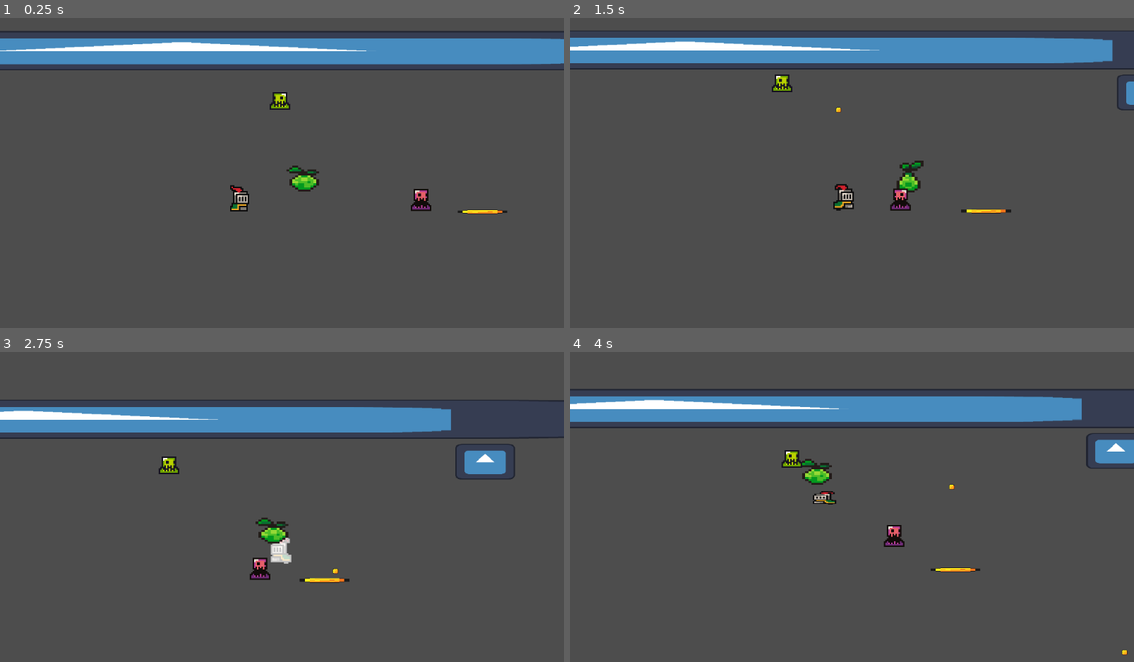
Above: before the commit, frames 1-4 (two rows, left to right).
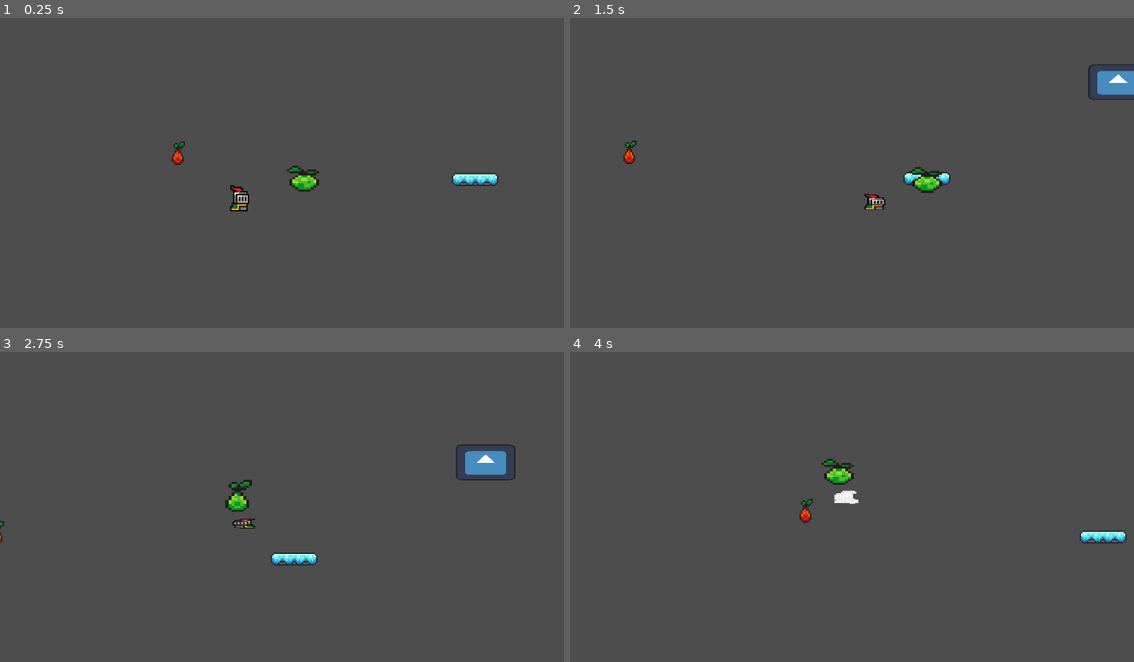
Above: after the commit, the same moments.

Repository: Luna264/candy-strike
Game: Godot game, scene res://levels/level_1.tscn
The game is run twice, just before and just after one commit, with the same random seed, the same clock (stepped at 60 frames per second) and the same inputs. The engine's default icon, where the game draws it, is replaced by a stand-in: a white triangle on a blue panel in a dark square.
Inputs (mouse positions are in pixels of both pictures, inside the frame that each line leads up to):
- Up to frame 1 (0.25 s): no input
- Up to frame 2 (1.5 s): tap Enter at 0.5 s; move the mouse to (823, 231) at 0.52 s; hold D (right) from 0.53 s (still down); tap Space (jump) at 0.6, 0.77, 1.07 s; move the mouse to (1021, 216) at 1.27 s; click (1021, 216) at 1.35 s
- Up to frame 3 (2.75 s): tap Space (jump) at 1.52, 1.55, 1.82, 2.3 s; move the mouse to (112, 457) at 2.02 s; release D (right) at 2.03 s; hold A (left) from 2.03 s (still down); tap R (c_attack) at 2.1 s
- Up to frame 4 (4 s): keep holding A (left); move the mouse to (880, 503) at 2.77 s; tap Space (jump) at 2.85, 3.02, 3.32, 3.77, 3.8 s; move the mouse to (767, 423) at 3.52 s; click (767, 423) at 3.6 s

The runs differ from the first frame. In frame 1, 10% of the frame differs, in the area x 0-100%, y 4-64%; in frame 2, 11%; in frame 3, 9.2%; in frame 4, 11%, in the area x 0-100%, y 11-98%.

Commit message:
breaking glass platforms

Diff:
--- a/levels/level_1.tscn
+++ b/levels/level_1.tscn
@@ -1,12 +1,11 @@
-[gd_scene load_steps=9 format=3 uid="uid://wpb33gohd6n1"]
+[gd_scene load_steps=8 format=3 uid="uid://wpb33gohd6n1"]
 
 [ext_resource type="PackedScene" uid="uid://dr2muauq4tijd" path="res://scenes/player.tscn" id="1_btoec"]
 [ext_resource type="PackedScene" uid="uid://djeboigret4lq" path="res://scenes/candycane.tscn" id="2_gwceb"]
 [ext_resource type="PackedScene" uid="uid://cnwbmgldjbxaf" path="res://scenes/boundaryTemp.tscn" id="3_l53as"]
-[ext_resource type="PackedScene" uid="uid://cfkrk6ijkg2em" path="res://scenes/bubblysoda.tscn" id="5_08mmt"]
+[ext_resource type="PackedScene" uid="uid://cv7u13y5ejaoy" path="res://scenes/enviornment/glassplatform.tscn" id="5_n46q3"]
 [ext_resource type="Script" uid="uid://dy5gn03cyk8v7" path="res://scripts/camera_2d.gd" id="6_5ot28"]
-[ext_resource type="PackedScene" uid="uid://cnxaur8wfvwfq" path="res://scenes/slime.tscn" id="6_btoec"]
-[ext_resource type="PackedScene" uid="uid://dud5pfmal615j" path="res://scenes/flyingcloud.tscn" id="7_gwceb"]
+[ext_resource type="PackedScene" uid="uid://cu1w7icylyldk" path="res://scenes/enemys/whip.tscn" id="6_btoec"]
 
 [sub_resource type="WorldBoundaryShape2D" id="WorldBoundaryShape2D_uwrxv"]
 
@@ -28,10 +27,11 @@
 [node name="walls" type="Node" parent="."]
 
 [node name="boundary2" parent="walls" instance=ExtResource("3_l53as")]
-position = Vector2(113, 38)
+position = Vector2(129, 31)
 
-[node name="bubblysoda" parent="." instance=ExtResource("5_08mmt")]
-position = Vector2(3, 119)
+[node name="boundary3" parent="walls" instance=ExtResource("3_l53as")]
+position = Vector2(-134, -106)
+scale = Vector2(20.6867, 1.0855)
 
 [node name="Camera2D" type="Camera2D" parent="." node_paths=PackedStringArray("follow_node")]
 position = Vector2(-66.5972, 74.0809)
@@ -41,17 +41,12 @@
 script = ExtResource("6_5ot28")
 follow_node = NodePath("../player")
 
-[node name="boundary2" parent="." instance=ExtResource("3_l53as")]
-position = Vector2(-192, 9)
-scale = Vector2(20.6867, 1.0855)
+[node name="glassplatform" parent="." instance=ExtResource("5_n46q3")]
+position = Vector2(-2, 97)
 
-[node name="slime" parent="." instance=ExtResource("6_btoec")]
-position = Vector2(-39, 94)
-
-[node name="flyingcloud" parent="." instance=ExtResource("7_gwceb")]
-position = Vector2(-135, 41)
+[node name="CharacterBody2D" parent="." instance=ExtResource("6_btoec")]
+position = Vector2(-204, 79)
 
 [connection signal="shakescreenplayer" from="player" to="Camera2D" method="_on_player_shakescreenplayer"]
 [connection signal="body_entered" from="player/candycane" to="player/candycane" method="attack_enemies"]
-[connection signal="shakescreen" from="slime" to="Camera2D" method="_on_slime_shakescreen"]
-[connection signal="shakescreen" from="flyingcloud" to="Camera2D" method="_on_flyingcloud_shakescreen"]
+[connection signal="shatter" from="glassplatform" to="glassplatform" method="_on_shatter"]
--- a/scenes/bullet.tscn
+++ b/scenes/enemys/bullet.tscn
@@ -12,16 +12,15 @@
 [node name="bullet" type="CharacterBody2D" groups=["enemy"]]
 script = ExtResource("1_y25gk")
 
+[node name="hitbox" type="Area2D" parent="."]
+
+[node name="CollisionShape2D" type="CollisionShape2D" parent="hitbox"]
+shape = SubResource("CircleShape2D_l5glv")
+
 [node name="Sprite2D" type="Sprite2D" parent="."]
 scale = Vector2(0.397625, 0.371275)
 texture = ExtResource("1_mkf8s")
 hframes = 12
-
-[node name="hitbox" type="Area2D" parent="."]
-
-[node name="CollisionShape2D" type="CollisionShape2D" parent="hitbox"]
-scale = Vector2(0.998273, 0.996185)
-shape = SubResource("CircleShape2D_mkf8s")
 
 [node name="CollisionShape2D" type="CollisionShape2D" parent="."]
 shape = SubResource("CircleShape2D_y25gk")
--- a/scenes/flyingcloud.tscn
+++ b/scenes/enemys/flyingcloud.tscn
@@ -1,13 +1,13 @@
 [gd_scene load_steps=13 format=3 uid="uid://dud5pfmal615j"]
 
-[ext_resource type="Script" uid="uid://t3xgu281551c" path="res://scripts/flyingcloud.gd" id="1_ptnb2"]
-[ext_resource type="PackedScene" uid="uid://bcob47h15jf4f" path="res://scenes/bullet.tscn" id="2_da073"]
-[ext_resource type="Shader" uid="uid://llhsmpsnall1" path="res://shaders/enemy.gdshader" id="2_swwsf"]
-[ext_resource type="Texture2D" uid="uid://b53wndx6qvd7s" path="res://assets/sprites/slime_green.png" id="3_da073"]
+[ext_resource type="Script" uid="uid://t3xgu281551c" path="res://scripts/flyingcloud.gd" id="1_nw0xq"]
+[ext_resource type="PackedScene" uid="uid://bcob47h15jf4f" path="res://scenes/enemys/bullet.tscn" id="2_fxr5l"]
+[ext_resource type="Shader" uid="uid://llhsmpsnall1" path="res://shaders/enemy.gdshader" id="3_83knr"]
+[ext_resource type="Texture2D" uid="uid://b53wndx6qvd7s" path="res://assets/sprites/slime_green.png" id="4_0obba"]
 
 [sub_resource type="ShaderMaterial" id="ShaderMaterial_3w7v2"]
 resource_local_to_scene = true
-shader = ExtResource("2_swwsf")
+shader = ExtResource("3_83knr")
 shader_parameter/flash_color = Color(1, 1, 1, 1)
 shader_parameter/flash_value = 0.0
 
@@ -195,8 +195,8 @@
 size = Vector2(20, 11.75)
 
 [node name="flyingcloud" type="CharacterBody2D" groups=["enemy"]]
-script = ExtResource("1_ptnb2")
-bullet_scene = ExtResource("2_da073")
+script = ExtResource("1_nw0xq")
+bullet_scene = ExtResource("2_fxr5l")
 
 [node name="DamageTimer" type="Timer" parent="."]
 wait_time = 0.4
@@ -235,5 +235,6 @@
 
 [connection signal="timeout" from="DamageTimer" to="." method="_on_damage_timer_timeout"]
 [connection signal="animation_finished" from="AnimationPlayer" to="." method="_on_animation_player_animation_finished"]
+[connection signal="area_entered" from="hitbox" to="." method="_on_hitbox_area_entered"]
 [connection signal="timeout" from="ShootTimer" to="." method="_on_shoot_timer_timeout"]
 [connection signal="timeout" from="AttackTimer" to="." method="_on_attack_timer_timeout"]
--- a/scenes/slime.tscn
+++ b/scenes/enemys/slime.tscn
@@ -1,12 +1,12 @@
 [gd_scene load_steps=11 format=3 uid="uid://cnxaur8wfvwfq"]
 
-[ext_resource type="Texture2D" uid="uid://cxxgq5eo4idu2" path="res://assets/sprites/slime_purple.png" id="1_7k104"]
-[ext_resource type="Script" uid="uid://1gwwpgejvn6f" path="res://scripts/enemy.gd" id="1_md0e3"]
-[ext_resource type="Shader" uid="uid://llhsmpsnall1" path="res://shaders/enemy.gdshader" id="2_4ra3w"]
+[ext_resource type="Script" uid="uid://1gwwpgejvn6f" path="res://scripts/enemy.gd" id="1_ya1je"]
+[ext_resource type="Shader" uid="uid://llhsmpsnall1" path="res://shaders/enemy.gdshader" id="2_pyd2g"]
+[ext_resource type="Texture2D" uid="uid://cxxgq5eo4idu2" path="res://assets/sprites/slime_purple.png" id="3_v8wig"]
 
 [sub_resource type="ShaderMaterial" id="ShaderMaterial_3w7v2"]
 resource_local_to_scene = true
-shader = ExtResource("2_4ra3w")
+shader = ExtResource("2_pyd2g")
 shader_parameter/flash_color = Color(1, 1, 1, 1)
 shader_parameter/flash_value = 0.0
 
--- /dev/null
+++ b/scenes/enemys/whip.gd
@@ -0,0 +1,78 @@
+extends CharacterBody2D
+
+var health = 150
+@export var speed = -80.0
+@onready var player = get_tree().get_first_node_in_group("player")
+var friction = 500.0
+var damageoutput = 150
+var knockback_x_jump = 200
+var knockback_y_jump = -200
+
+@onready var jump_timer: Timer = $JumpTimer
+@onready var sprite_2d: Sprite2D = $Sprite2D
+@onready var animation_player: AnimationPlayer = $AnimationPlayer
+@onready var attack_timer: Timer = $AttackTimer
+@onready var damage_timer: Timer = $DamageTimer
+
+var is_attacking = false
+var is_damaged = false
+var flash_in_progress = false
+
+signal damage_output
+signal shakescreen
+
+func _ready() -> void:
+	sprite_2d.material = sprite_2d.material.duplicate()
+
+
+func _process(delta: float) -> void:
+	if not is_attacking and not is_damaged and not flash_in_progress:
+		animation_player.play("idle")
+
+	if health <= 0:
+		print("enemy dead")
+		queue_free()
+
+
+func take_damage(dmg, attacker_position, knockback_x, knockback_y):
+	emit_signal("shakescreen")
+	if is_damaged:
+		return
+	if flash_in_progress:
+		return
+
+	is_damaged = true
+	damage_timer.start()
+	flash()
+	health -= dmg
+
+
+func _physics_process(delta):
+
+
+
+	move_and_slide()
+
+
+func _on_hitbox_area_entered(area: Area2D) -> void:
+	if area.name == "hurtbox":
+		emit_signal("damage_output", 30)
+
+
+
+func _on_damage_timer_timeout() -> void:
+	is_damaged = false
+	flash_in_progress = false
+	animation_player.play("RESET")
+
+func flash():
+	if flash_in_progress:
+		return
+	flash_in_progress = true
+
+	animation_player.play("hit")
+
+
+func _on_animation_player_animation_finished(anim_name: StringName) -> void:
+	if anim_name == "hit":
+		flash_in_progress = false
--- /dev/null
+++ b/scenes/enemys/whip.tscn
@@ -0,0 +1,107 @@
+[gd_scene load_steps=12 format=3 uid="uid://cu1w7icylyldk"]
+
+[ext_resource type="Script" uid="uid://1ltusd6mbgam" path="res://scripts/whip.gd" id="1_u0fn8"]
+[ext_resource type="Shader" uid="uid://llhsmpsnall1" path="res://shaders/enemy.gdshader" id="2_k33x4"]
+[ext_resource type="Texture2D" uid="uid://b0a8uhc4gcgfd" path="res://assets/sprites/fruit.png" id="2_xpmi8"]
+[ext_resource type="Script" uid="uid://pmc8xdnlkmcy" path="res://scripts/detection.gd" id="3_xpmi8"]
+
+[sub_resource type="ShaderMaterial" id="ShaderMaterial_yni71"]
+shader = ExtResource("2_k33x4")
+shader_parameter/flash_color = Color(1, 1, 1, 1)
+shader_parameter/flash_value = 0.0
+
+[sub_resource type="Animation" id="Animation_k33x4"]
+resource_name = "idle"
+
+[sub_resource type="Animation" id="Animation_yni71"]
+resource_name = "hit"
+length = 0.4
+tracks/0/type = "value"
+tracks/0/imported = false
+tracks/0/enabled = true
+tracks/0/path = NodePath("Sprite2D:material:shader_parameter/flash_value")
+tracks/0/interp = 1
+tracks/0/loop_wrap = true
+tracks/0/keys = {
+"times": PackedFloat32Array(0, 0.133333, 0.233333),
+"transitions": PackedFloat32Array(1, 1, 1),
+"update": 0,
+"values": [0.0, 1.0, 0.0]
+}
+
+[sub_resource type="Animation" id="Animation_qlk83"]
+length = 0.001
+tracks/0/type = "value"
+tracks/0/imported = false
+tracks/0/enabled = true
+tracks/0/path = NodePath("Sprite2D:material:shader_parameter/flash_value")
+tracks/0/interp = 1
+tracks/0/loop_wrap = true
+tracks/0/keys = {
+"times": PackedFloat32Array(0),
+"transitions": PackedFloat32Array(1),
+"update": 0,
+"values": [0.0]
+}
+
+[sub_resource type="AnimationLibrary" id="AnimationLibrary_ekoho"]
+_data = {
+&"RESET": SubResource("Animation_qlk83"),
+&"hit": SubResource("Animation_yni71"),
+&"idle": SubResource("Animation_k33x4")
+}
+
+[sub_resource type="CapsuleShape2D" id="CapsuleShape2D_k33x4"]
+height = 20.0
+
+[sub_resource type="CircleShape2D" id="CircleShape2D_xpmi8"]
+radius = 48.0
+
+[node name="CharacterBody2D" type="CharacterBody2D" groups=["enemy"]]
+script = ExtResource("1_u0fn8")
+
+[node name="Sprite2D" type="Sprite2D" parent="."]
+material = SubResource("ShaderMaterial_yni71")
+texture = ExtResource("2_xpmi8")
+region_enabled = true
+region_rect = Rect2(19.5076, 47.999, 10.7915, 16.001)
+
+[node name="DamageTimer" type="Timer" parent="."]
+wait_time = 0.4
+one_shot = true
+
+[node name="AttackTimer" type="Timer" parent="."]
+one_shot = true
+
+[node name="AnimationPlayer" type="AnimationPlayer" parent="."]
+libraries = {
+&"": SubResource("AnimationLibrary_ekoho")
+}
+
+[node name="hitbox" type="Area2D" parent="." groups=["enemy"]]
+
+[node name="hitbox" type="CollisionShape2D" parent="hitbox"]
+shape = SubResource("CapsuleShape2D_k33x4")
+
+[node name="box" type="CollisionShape2D" parent="."]
+shape = SubResource("CapsuleShape2D_k33x4")
+
+[node name="detection" type="Area2D" parent="." groups=["enemy"]]
+collision_mask = 255
+script = ExtResource("3_xpmi8")
+
+[node name="CollisionShape2D" type="CollisionShape2D" parent="detection"]
+position = Vector2(-1, 0)
+shape = SubResource("CircleShape2D_xpmi8")
+
+[node name="AttackTimer" type="Timer" parent="detection"]
+one_shot = true
+
+[connection signal="timeout" from="DamageTimer" to="." method="_on_damage_timer_timeout"]
+[connection signal="timeout" from="AttackTimer" to="." method="_on_attack_timer_timeout"]
+[connection signal="animation_finished" from="AnimationPlayer" to="." method="_on_animation_player_animation_finished"]
+[connection signal="area_entered" from="hitbox" to="." method="_on_hitbox_area_entered"]
+[connection signal="area_entered" from="detection" to="detection" method="_on_area_entered"]
+[connection signal="area_exited" from="detection" to="detection" method="_on_area_exited"]
+[connection signal="attack" from="detection" to="." method="_on_detection_attack"]
+[connection signal="timeout" from="detection/AttackTimer" to="detection" method="_on_attack_timer_timeout"]
--- a/scenes/bubblysoda.tscn
+++ b/scenes/enviornment/bubblysoda.tscn
@@ -1,7 +1,7 @@
 [gd_scene load_steps=9 format=3 uid="uid://cfkrk6ijkg2em"]
 
-[ext_resource type="Script" uid="uid://b87qxuk5jgop6" path="res://scripts/bubblysoda.gd" id="1_qlhfm"]
-[ext_resource type="Texture2D" uid="uid://clfmb002e6t1l" path="res://assets/sprites/coin.png" id="1_sjamq"]
+[ext_resource type="Texture2D" uid="uid://clfmb002e6t1l" path="res://assets/sprites/coin.png" id="1_xp34m"]
+[ext_resource type="Script" uid="uid://b87qxuk5jgop6" path="res://scripts/bubblysoda.gd" id="2_mk8cx"]
 
 [sub_resource type="RectangleShape2D" id="RectangleShape2D_qlhfm"]
 size = Vector2(33, 2.5)
--- /dev/null
+++ b/scenes/enviornment/glassplatform.tscn
@@ -0,0 +1,251 @@
+[gd_scene load_steps=10 format=3 uid="uid://cv7u13y5ejaoy"]
+
+[ext_resource type="Script" uid="uid://b27b3skwbmx8h" path="res://scripts/glassplatform.gd" id="1_6dscm"]
+[ext_resource type="Texture2D" uid="uid://cu764fjk8wuga" path="res://assets/sprites/platforms.png" id="1_dvt6d"]
+
+[sub_resource type="RectangleShape2D" id="RectangleShape2D_6dscm"]
+size = Vector2(33, 11)
+
+[sub_resource type="RectangleShape2D" id="RectangleShape2D_dvt6d"]
+size = Vector2(33, 12)
+
+[sub_resource type="Animation" id="Animation_lwbke"]
+length = 0.001
+tracks/0/type = "value"
+tracks/0/imported = false
+tracks/0/enabled = true
+tracks/0/path = NodePath("Sprite2D:position")
+tracks/0/interp = 1
+tracks/0/loop_wrap = true
+tracks/0/keys = {
+"times": PackedFloat32Array(0),
+"transitions": PackedFloat32Array(1),
+"update": 0,
+"values": [Vector2(0, 0)]
+}
+tracks/1/type = "value"
+tracks/1/imported = false
+tracks/1/enabled = true
+tracks/1/path = NodePath("Area2D/CollisionShape2D:position")
+tracks/1/interp = 1
+tracks/1/loop_wrap = true
+tracks/1/keys = {
+"times": PackedFloat32Array(0),
+"transitions": PackedFloat32Array(1),
+"update": 0,
+"values": [Vector2(0.5, -0.5)]
+}
+tracks/2/type = "value"
+tracks/2/imported = false
+tracks/2/enabled = true
+tracks/2/path = NodePath("Area2D/CollisionShape2D:scale")
+tracks/2/interp = 1
+tracks/2/loop_wrap = true
+tracks/2/keys = {
+"times": PackedFloat32Array(0),
+"transitions": PackedFloat32Array(1),
+"update": 0,
+"values": [Vector2(1, 1)]
+}
+tracks/3/type = "value"
+tracks/3/imported = false
+tracks/3/enabled = true
+tracks/3/path = NodePath("Sprite2D:rotation")
+tracks/3/interp = 1
+tracks/3/loop_wrap = true
+tracks/3/keys = {
+"times": PackedFloat32Array(0),
+"transitions": PackedFloat32Array(1),
+"update": 0,
+"values": [0.0]
+}
+tracks/4/type = "value"
+tracks/4/imported = false
+tracks/4/enabled = true
+tracks/4/path = NodePath("Area2D/CollisionShape2D:disabled")
+tracks/4/interp = 1
+tracks/4/loop_wrap = true
+tracks/4/keys = {
+"times": PackedFloat32Array(0),
+"transitions": PackedFloat32Array(1),
+"update": 1,
+"values": [false]
+}
+tracks/5/type = "value"
+tracks/5/imported = false
+tracks/5/enabled = true
+tracks/5/path = NodePath("CollisionShape2D:disabled")
+tracks/5/interp = 1
+tracks/5/loop_wrap = true
+tracks/5/keys = {
+"times": PackedFloat32Array(0),
+"transitions": PackedFloat32Array(1),
+"update": 1,
+"values": [false]
+}
+
+[sub_resource type="Animation" id="Animation_6dscm"]
+resource_name = "breaking"
+tracks/0/type = "value"
+tracks/0/imported = false
+tracks/0/enabled = true
+tracks/0/path = NodePath("Sprite2D:position")
+tracks/0/interp = 1
+tracks/0/loop_wrap = true
+tracks/0/keys = {
+"times": PackedFloat32Array(0, 0.3, 0.533333, 0.7, 0.866667, 1),
+"transitions": PackedFloat32Array(1, 1, 1, 1, 1, 1),
+"update": 0,
+"values": [Vector2(0, 0), Vector2(0, -1), Vector2(0, 2), Vector2(0, 0), Vector2(0, 2), Vector2(0, 0)]
+}
+tracks/1/type = "value"
+tracks/1/imported = false
+tracks/1/enabled = true
+tracks/1/path = NodePath("CollisionShape2D:disabled")
+tracks/1/interp = 1
+tracks/1/loop_wrap = true
+tracks/1/keys = {
+"times": PackedFloat32Array(0),
+"transitions": PackedFloat32Array(1),
+"update": 1,
+"values": [false]
+}
+tracks/2/type = "value"
+tracks/2/imported = false
+tracks/2/enabled = true
+tracks/2/path = NodePath("Area2D/CollisionShape2D:disabled")
+tracks/2/interp = 1
+tracks/2/loop_wrap = true
+tracks/2/keys = {
+"times": PackedFloat32Array(0),
+"transitions": PackedFloat32Array(1),
+"update": 1,
+"values": [false]
+}
+
+[sub_resource type="Animation" id="Animation_dvt6d"]
+resource_name = "idle"
+tracks/0/type = "value"
+tracks/0/imported = false
+tracks/0/enabled = true
+tracks/0/path = NodePath("CollisionShape2D:disabled")
+tracks/0/interp = 1
+tracks/0/loop_wrap = true
+tracks/0/keys = {
+"times": PackedFloat32Array(0),
+"transitions": PackedFloat32Array(1),
+"update": 1,
+"values": [false]
+}
+
+[sub_resource type="Animation" id="Animation_ih7lb"]
+resource_name = "shattering"
+tracks/0/type = "value"
+tracks/0/imported = false
+tracks/0/enabled = true
+tracks/0/path = NodePath("Area2D/CollisionShape2D:position")
+tracks/0/interp = 1
+tracks/0/loop_wrap = true
+tracks/0/keys = {
+"times": PackedFloat32Array(0, 1),
+"transitions": PackedFloat32Array(1, 1),
+"update": 0,
+"values": [Vector2(0.5, -0.5), Vector2(0.5, -0.5)]
+}
+tracks/1/type = "value"
+tracks/1/imported = false
+tracks/1/enabled = true
+tracks/1/path = NodePath("Area2D/CollisionShape2D:scale")
+tracks/1/interp = 1
+tracks/1/loop_wrap = true
+tracks/1/keys = {
+"times": PackedFloat32Array(0, 1),
+"transitions": PackedFloat32Array(1, 1),
+"update": 0,
+"values": [Vector2(1, 1), Vector2(1, 1)]
+}
+tracks/2/type = "value"
+tracks/2/imported = false
+tracks/2/enabled = true
+tracks/2/path = NodePath("Sprite2D:position")
+tracks/2/interp = 1
+tracks/2/loop_wrap = true
+tracks/2/keys = {
+"times": PackedFloat32Array(0, 0.37, 1),
+"transitions": PackedFloat32Array(1, 1, 1),
+"update": 0,
+"values": [Vector2(0, 0), Vector2(0, -1), Vector2(0, 0)]
+}
+tracks/3/type = "value"
+tracks/3/imported = false
+tracks/3/enabled = true
+tracks/3/path = NodePath("Sprite2D:rotation")
+tracks/3/interp = 1
+tracks/3/loop_wrap = true
+tracks/3/keys = {
+"times": PackedFloat32Array(0, 0.37, 0.73, 1),
+"transitions": PackedFloat32Array(1, 1, 1, 1),
+"update": 0,
+"values": [0.0, -0.0891339, -3.15075, 0.0]
+}
+tracks/4/type = "value"
+tracks/4/imported = false
+tracks/4/enabled = true
+tracks/4/path = NodePath("Area2D/CollisionShape2D:disabled")
+tracks/4/interp = 1
+tracks/4/loop_wrap = true
+tracks/4/keys = {
+"times": PackedFloat32Array(0),
+"transitions": PackedFloat32Array(1),
+"update": 1,
+"values": [true]
+}
+tracks/5/type = "value"
+tracks/5/imported = false
+tracks/5/enabled = true
+tracks/5/path = NodePath("CollisionShape2D:disabled")
+tracks/5/interp = 1
+tracks/5/loop_wrap = true
+tracks/5/keys = {
+"times": PackedFloat32Array(0),
+"transitions": PackedFloat32Array(1),
+"update": 1,
+"values": [true]
+}
+
+[sub_resource type="AnimationLibrary" id="AnimationLibrary_tuatr"]
+_data = {
+&"RESET": SubResource("Animation_lwbke"),
+&"breaking": SubResource("Animation_6dscm"),
+&"idle": SubResource("Animation_dvt6d"),
+&"shattering": SubResource("Animation_ih7lb")
+}
+
+[node name="glassplatform" type="AnimatableBody2D"]
+script = ExtResource("1_6dscm")
+
+[node name="Sprite2D" type="Sprite2D" parent="."]
+texture = ExtResource("1_dvt6d")
+region_enabled = true
+region_rect = Rect2(15.9692, 47.6468, 32.1421, 10.138)
+
+[node name="CollisionShape2D" type="CollisionShape2D" parent="."]
+position = Vector2(0.5, -0.5)
+shape = SubResource("RectangleShape2D_6dscm")
+one_way_collision = true
+
+[node name="Area2D" type="Area2D" parent="."]
+
+[node name="CollisionShape2D" type="CollisionShape2D" parent="Area2D"]
+position = Vector2(0.5, -0.5)
+shape = SubResource("RectangleShape2D_dvt6d")
+debug_color = Color(0.717542, 0.253301, 1, 0.42)
+
+[node name="AnimationPlayer" type="AnimationPlayer" parent="."]
+libraries = {
+&"": SubResource("AnimationLibrary_tuatr")
+}
+
+[connection signal="area_entered" from="Area2D" to="." method="_on_area_2d_area_entered"]
+[connection signal="area_exited" from="Area2D" to="." method="_on_area_2d_area_exited"]
+[connection signal="animation_finished" from="AnimationPlayer" to="." method="_on_animation_player_animation_finished"]
--- a/scenes/player.tscn
+++ b/scenes/player.tscn
@@ -181,6 +181,7 @@
 size = Vector2(10.1013, 12.8878)
 
 [node name="Player" type="CharacterBody2D" groups=["player"]]
+z_index = 1
 position = Vector2(0, -13)
 scale = Vector2(1.43546, 1.43546)
 script = ExtResource("1_g2els")
@@ -220,7 +221,7 @@
 wait_time = 2.0
 one_shot = true
 
-[node name="hurtbox" type="Area2D" parent="."]
+[node name="hurtbox" type="Area2D" parent="." groups=["player"]]
 
 [node name="CollisionShape2D" type="CollisionShape2D" parent="hurtbox"]
 position = Vector2(-0.17416, 7.83719)
--- /dev/null
+++ b/scripts/detection.gd
@@ -0,0 +1,22 @@
+extends Area2D
+
+signal attack
+var player_is = false
+@onready var my_attack_timer: Timer = $AttackTimer
+
+func _on_attack_timer_timeout() -> void:
+	if player_is:
+		print("lezduit")
+		#hit
+
+
+func _on_area_entered(area: Area2D) -> void:
+	#hit
+	print("lezduit")
+	print("player entered")
+	player_is = true
+	my_attack_timer.start()
+
+
+func _on_area_exited(area: Area2D) -> void:
+	player_is = false
--- /dev/null
+++ b/scripts/glassplatform.gd
@@ -0,0 +1,42 @@
+extends AnimatableBody2D
+
+var breaking_timer: float = 0.0
+var is_breaking = false
+var is_shattering = false
+@onready var animation_player: AnimationPlayer = $AnimationPlayer
+
+signal shatter
+
+func _physics_process(delta: float) -> void:
+	if is_breaking == true:
+		breaking_timer += delta
+
+	if is_breaking == false and is_shattering == false:
+		breaking_timer -= delta
+		animation_player.play("idle")
+
+	if breaking_timer > 3 and not is_shattering:
+		animation_player.play("breaking")
+
+	if breaking_timer > 6:
+		is_shattering = true
+		emit_signal("shatter")
+
+
+func _on_area_2d_area_entered(area: Area2D) -> void:
+	if area.is_in_group("player") or area.is_in_group("enemy"):
+		is_breaking = true
+		print("HERE")
+
+func _on_area_2d_area_exited(area: Area2D) -> void:
+	if area.is_in_group("player") or area.is_in_group("enemy"):
+		is_breaking = false
+		print("GONE")
+
+func _on_shatter() -> void:
+	animation_player.play("shattering")
+
+
+func _on_animation_player_animation_finished(anim_name: StringName) -> void:
+	if anim_name == "shattering":
+		queue_free()
--- /dev/null
+++ b/scripts/whip.gd
@@ -0,0 +1,89 @@
+extends CharacterBody2D
+
+var health = 150
+@export var speed = -80.0
+@onready var player = get_tree().get_first_node_in_group("player")
+var friction = 500.0
+var damageoutput = 150
+var knockback_x_jump = 200
+var knockback_y_jump = -200
+
+@onready var sprite_2d: Sprite2D = $Sprite2D
+@onready var animation_player: AnimationPlayer = $AnimationPlayer
+@onready var attack_timer: Timer = $AttackTimer
+@onready var damage_timer: Timer = $DamageTimer
+
+
+var is_attacking = false
+var is_damaged = false
+var flash_in_progress = false
+
+signal damage_output
+signal shakescreen
+
+func _ready() -> void:
+	sprite_2d.material = sprite_2d.material.duplicate()
+
+
+func _process(delta: float) -> void:
+	if not is_attacking and not is_damaged and not flash_in_progress:
+		animation_player.play("idle")
+
+	if health <= 0:
+		print("enemy dead")
+		queue_free()
+
+
+func take_damage(dmg, attacker_position, knockback_x, knockback_y):
+	emit_signal("shakescreen")
+	if is_damaged or flash_in_progress:
+		return
+
+	is_damaged = true
+	damage_timer.start()
+	flash()
+	health -= dmg
+
+#knockback
+
+
+func _physics_process(delta):
+
+	move_and_slide()
+
+
+func _on_hitbox_area_entered(area: Area2D) -> void:
+	if area.name == "hurtbox":
+		emit_signal("damage_output", 10)
+
+
+
+
+func _on_attack_timer_timeout() -> void:
+	is_attacking = false
+	flash_in_progress = false
+	animation_player.play("RESET")
+
+func _on_damage_timer_timeout() -> void:
+	is_damaged = false
+	flash_in_progress = false
+	animation_player.play("RESET")
+
+func flash():
+	if flash_in_progress:
+		animation_player.stop() # force stop previous to allow restart
+	animation_player.play("hit")
+	flash_in_progress = true
+
+
+func _on_animation_player_animation_finished(anim_name: StringName) -> void:
+	if anim_name == "hit":
+		flash_in_progress = false
+
+
+func _on_detection_attack() -> void:
+	attack_timer.start()
+
+
+func _on_detection_area_exited(area: Area2D) -> void:
+	pass # Replace with function body.
Binary file added: assets/sprites/platforms.png
Not shown, added: assets/sprites/platforms.png.import
Not shown: 1 places in scenes/enemys/bullet.tscn that only renumber resources
Not shown: 1 places in scenes/enemys/flyingcloud.tscn that only renumber resources
Not shown: 1 places in scenes/enemys/slime.tscn that only renumber resources
Not shown, added: scenes/enemys/whip.gd.uid
Not shown: 2 places in scenes/enviornment/bubblysoda.tscn that only renumber resources
Not shown, added: scripts/detection.gd.uid
Not shown, added: scripts/glassplatform.gd.uid
Not shown, added: scripts/whip.gd.uid
